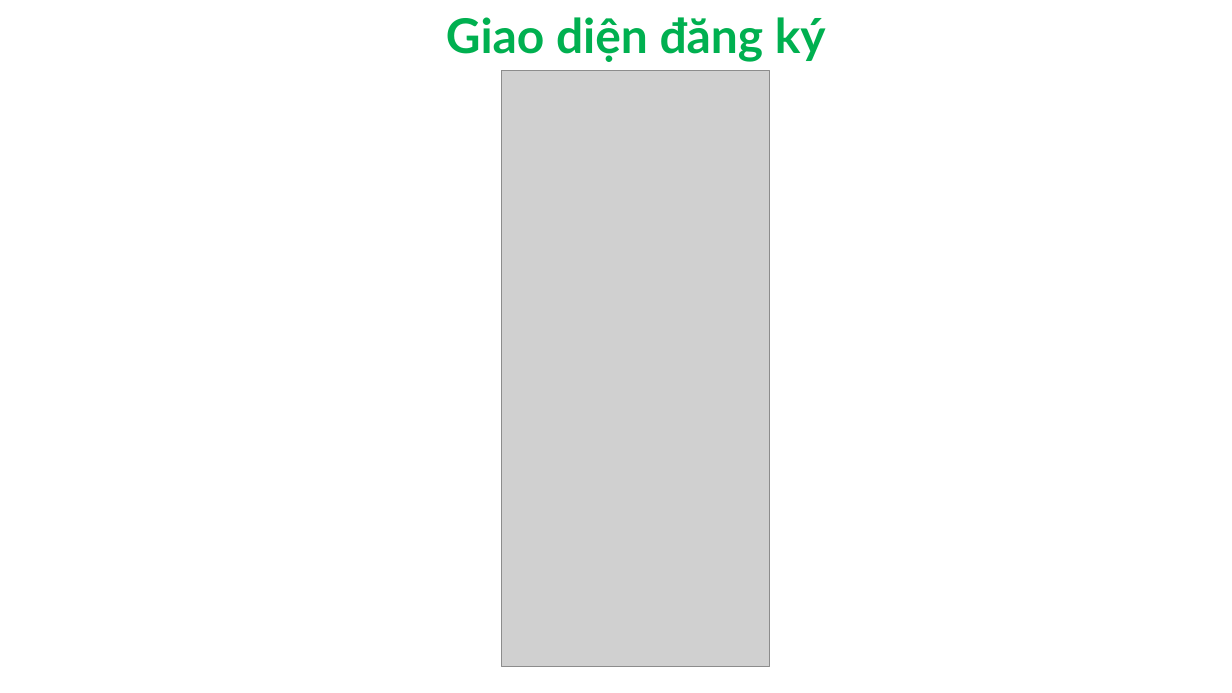
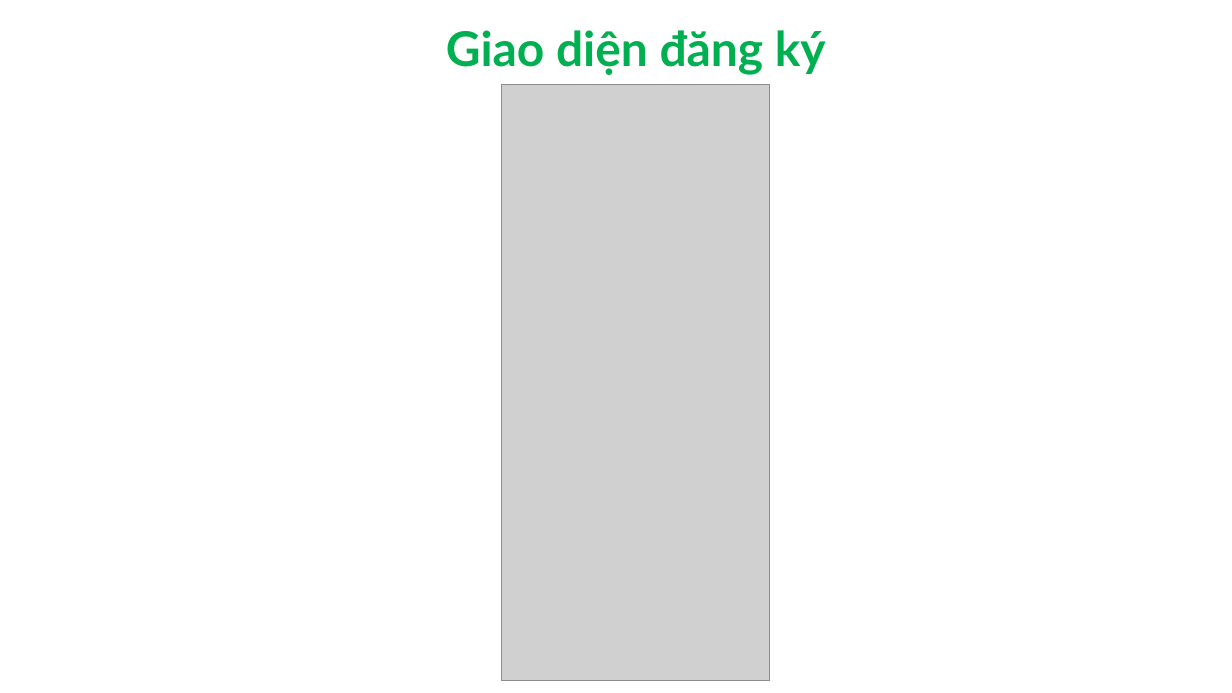
Before and after one commit to mni-linh/Report-Subject-Windows-programming, a slide deck: slide 11 of FileBaoCao/SlideTrinhChieu.pptx. Drawn at 1232x693 pixels with LibreOffice and Linux fonts; fonts in the diff are those of the drawing; grey boxes stand for pictures; background and template pictures are left out. Boxes give left, top, right and bottom in pixels: in the first picture for what was removed or moved away, otherwise in the second. Text is boxed around its words. In the diff, an @@ line names an element or a change of style, - is before the commit and + after.

```diff
--- a/FileBaoCao/SlideTrinhChieu.pptx
+++ b/FileBaoCao/SlideTrinhChieu.pptx
@@ text "Giao diện đăng ký": place and size @@
-text "Giao diện đăng ký" at box(446, 17, 826, 62)
+text "Giao diện đăng ký" at box(446, 30, 826, 75)
@@ picture: place and size @@
-picture at box(501, 70, 770, 667)
+picture at box(501, 85, 770, 681)
```
Also in this commit, not shown: 1 other slide changed, 1 other file.
